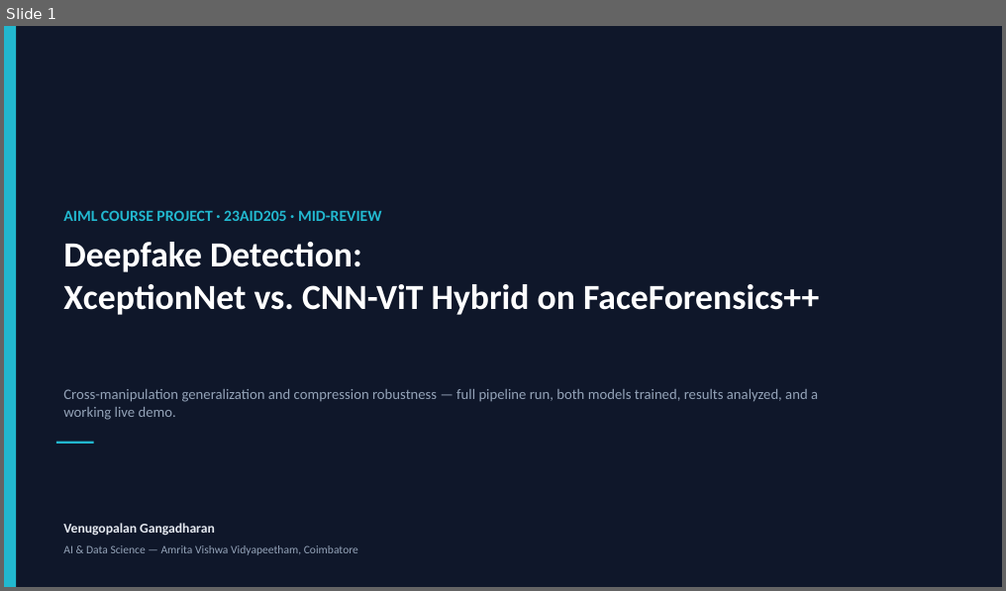
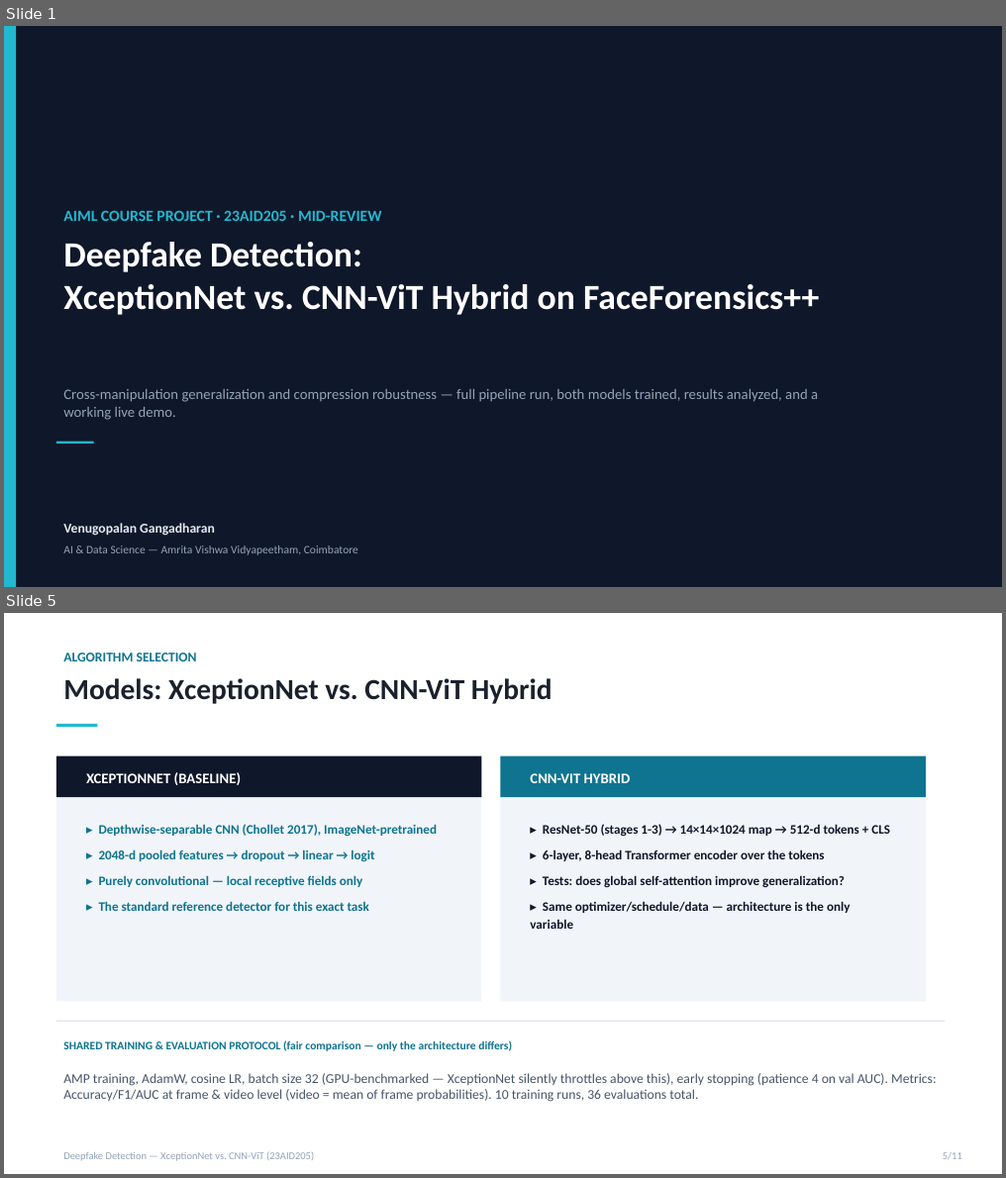
Before and after one commit to DUNE-ODYSSEY/deepfake-detection, a slide deck: docs/mid_review_update.pptx. Shown one above the other, each under a label of ours: slide 1 before the commit, slides 1 and 5 after it; the slides between them are not shown. The pictures are 1006x591 and 1006x1178 pixels, drawn with LibreOffice and Linux fonts; fonts in the diff are those of the drawing. Boxes give left, top, right and bottom in pixels: in the first picture for what was removed or moved away, otherwise in the second. Text is boxed around its words. In the diff, an @@ line names an element or a change of style, - is before the commit and + after.

```diff
--- a/docs/mid_review_update.pptx
+++ b/docs/mid_review_update.pptx
@@ slide 5 added at <box>4,613,1002,1174</box>, background #FFFFFF @@
@@ text added at <box>63,653,197,662</box>, 13 pt, text #0E7490, bold @@
+ALGORITHM SELECTION
@@ text added at <box>63,678,552,704</box>, 28 pt, text #1A202C, bold @@
+Models: XceptionNet vs. CNN-ViT Hybrid
@@ rectangle added at <box>56,724,98,727</box>, fill #22B8CF @@
@@ rectangle added at <box>56,756,481,1001</box>, fill #F1F5F9 @@
@@ rectangle added at <box>56,756,481,797</box>, fill #0F172A @@
@@ rectangle added at <box>500,756,926,1001</box>, fill #F1F5F9 @@
@@ rectangle added at <box>500,756,926,797</box>, fill #0E7490 @@
@@ text added at <box>86,772,241,785</box>, 14 pt, text #FFFFFF, bold @@
+XCEPTIONNET (BASELINE)
@@ text added at <box>530,773,631,783</box>, 14 pt, text #FFFFFF, bold @@
+CNN-VIT HYBRID
@@ text added at <box>99,824,437,911</box>, 12.5 pt, text #0E7490, bold @@
+▸ Depthwise-separable CNN (Chollet 2017), ImageNet-pretrained
+▸ 2048-d pooled features → dropout → linear → logit
+▸ Purely convolutional — local receptive fields only
+▸ The standard reference detector for this exact task
@@ text added at <box>530,824,890,929</box>, 12.5 pt, text #0F172A, bold @@
+▸ ResNet-50 (stages 1-3) → 14×14×1024 map → 512-d tokens + CLS
+▸ 6-layer, 8-head Transformer encoder over the tokens
+▸ Tests: does global self-attention improve generalization?
+▸ Same optimizer/schedule/data — architecture is the only variable
@@ rectangle added at <box>56,1020,945,1022</box>, fill #E2E8F0 @@
@@ text added at <box>63,1041,512,1052</box>, 11 pt, text #0E7490, bold @@
+SHARED TRAINING & EVALUATION PROTOCOL (fair comparison — only the architecture differs)
@@ text added at <box>63,1073,937,1102</box>, 13 pt, text #475569 @@
+AMP training, AdamW, cosine LR, batch size 32 (GPU-benchmarked — XceptionNet silently throttles above this), early stopping (patience 4 on val AUC). Metrics: Accuracy/F1/AUC at frame & video level (video = mean of frame probabilities). 10 training runs, 36 evaluations total.
@@ text added at <box>63,1153,314,1161</box>, 10 pt, text #94A3B8 @@
+Deepfake Detection — XceptionNet vs. CNN-ViT (23AID205)
@@ text added at <box>943,1153,962,1159</box>, 10 pt, text #94A3B8 @@
+5/11
```
Also in this commit, not shown: 9 slides changed, 13 slides removed, 1 other file.
